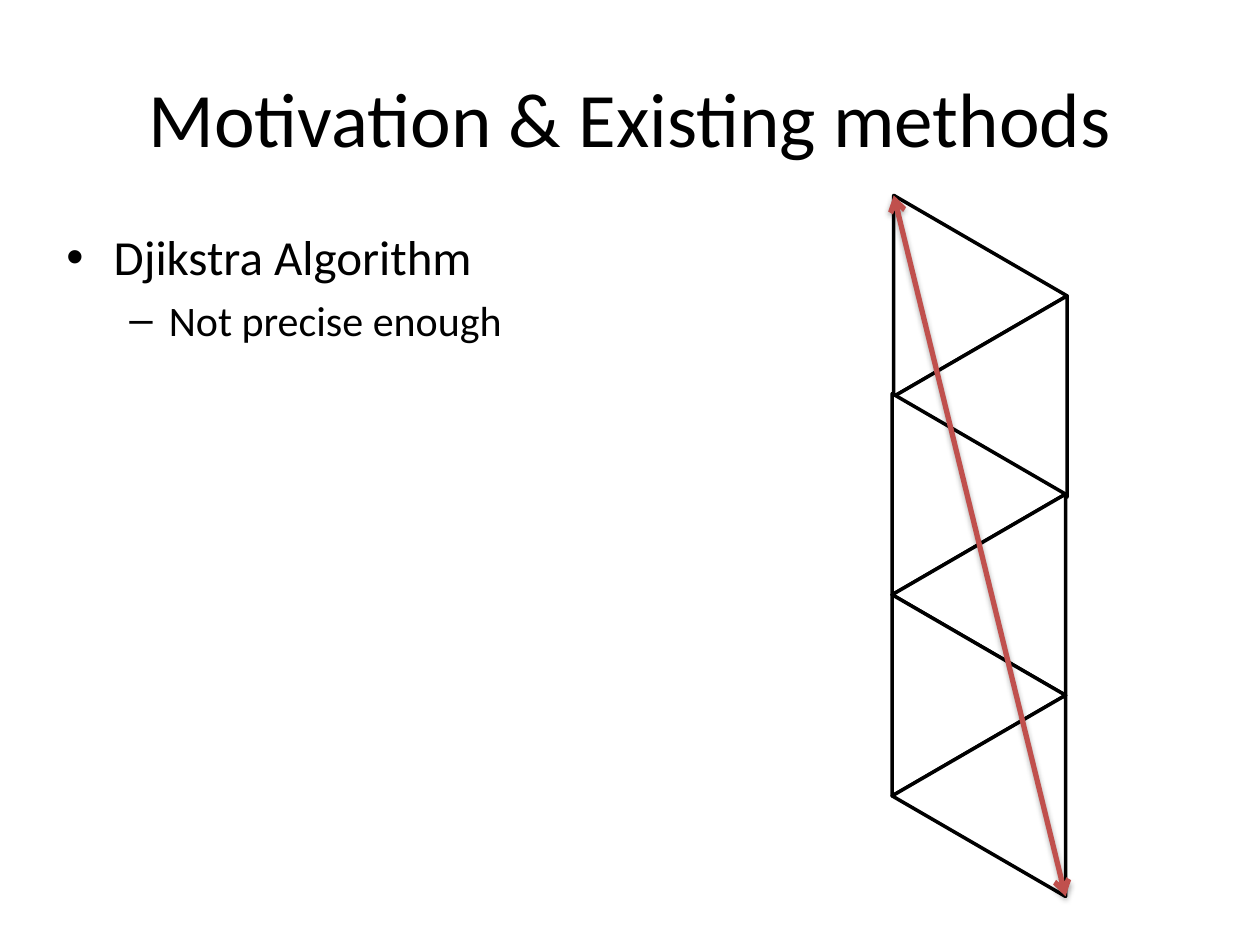
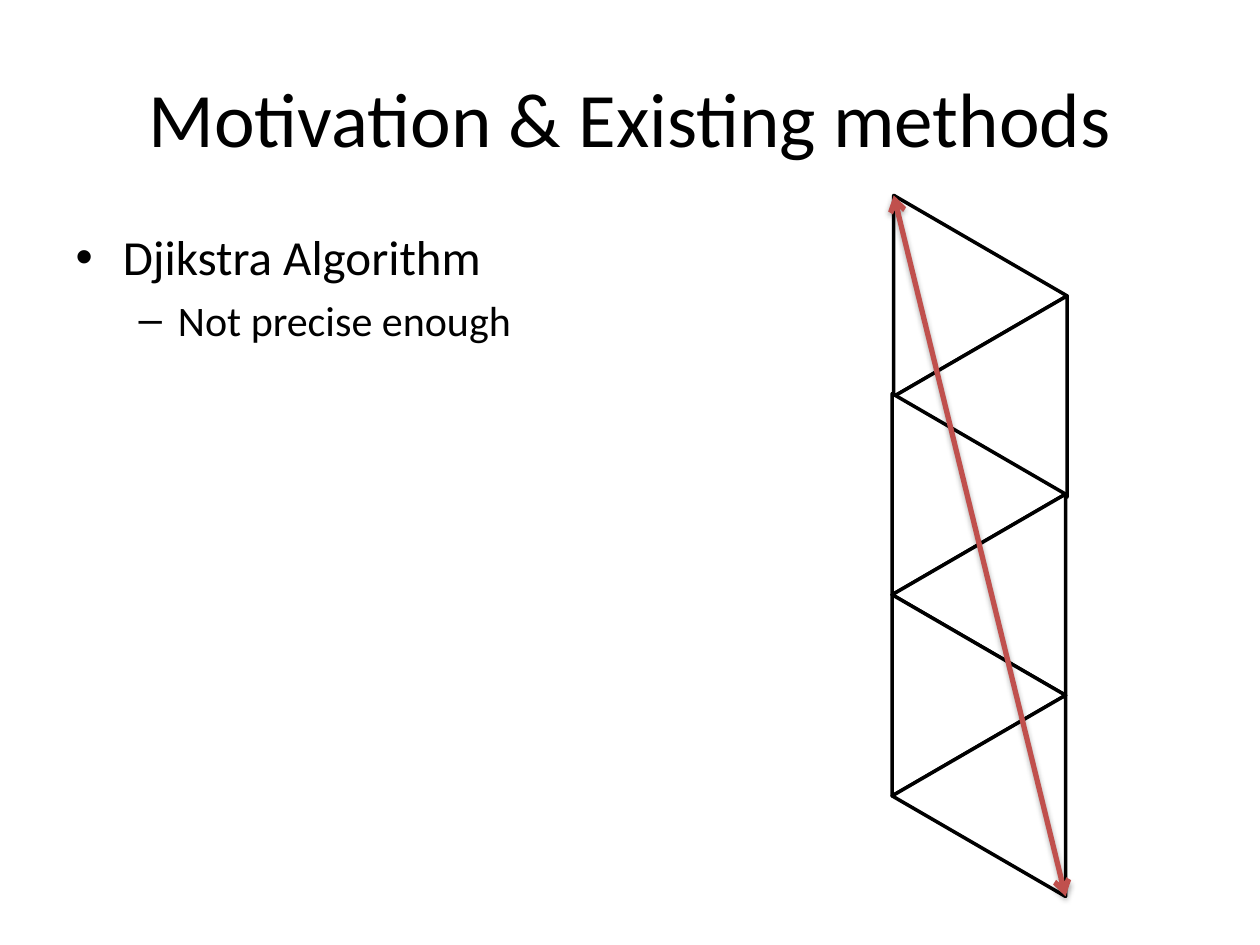
Before and after one commit to jcaille/INF555_Project, a slide deck: slide 4 of presentation.pptx. Drawn at 1260x945 pixels with LibreOffice and Linux fonts; fonts in the diff are those of the drawing. Boxes give left, top, right and bottom in pixels: in the first picture for what was removed or moved away, otherwise in the second. Text is boxed around its words. In the diff, an @@ line names an element or a change of style, - is before the commit and + after.

```diff
--- a/presentation.pptx
+++ b/presentation.pptx
@@ text "Djikstra Algorithm": place and size @@
-text "Djikstra Algorithm" at [114,241,502,344]
+text "Djikstra Algorithm" at [123,241,511,344]
```
Also in this commit, not shown: 3 other slides changed, 1 slide added.
